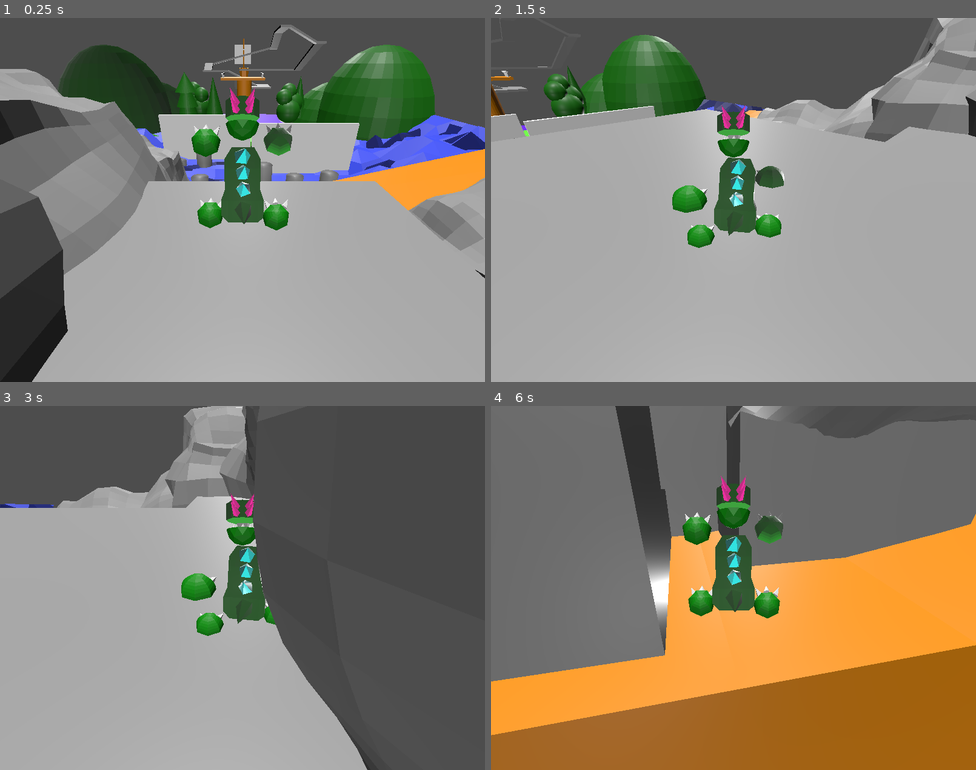
Above: before the commit, frames 1-4 (two rows, left to right).
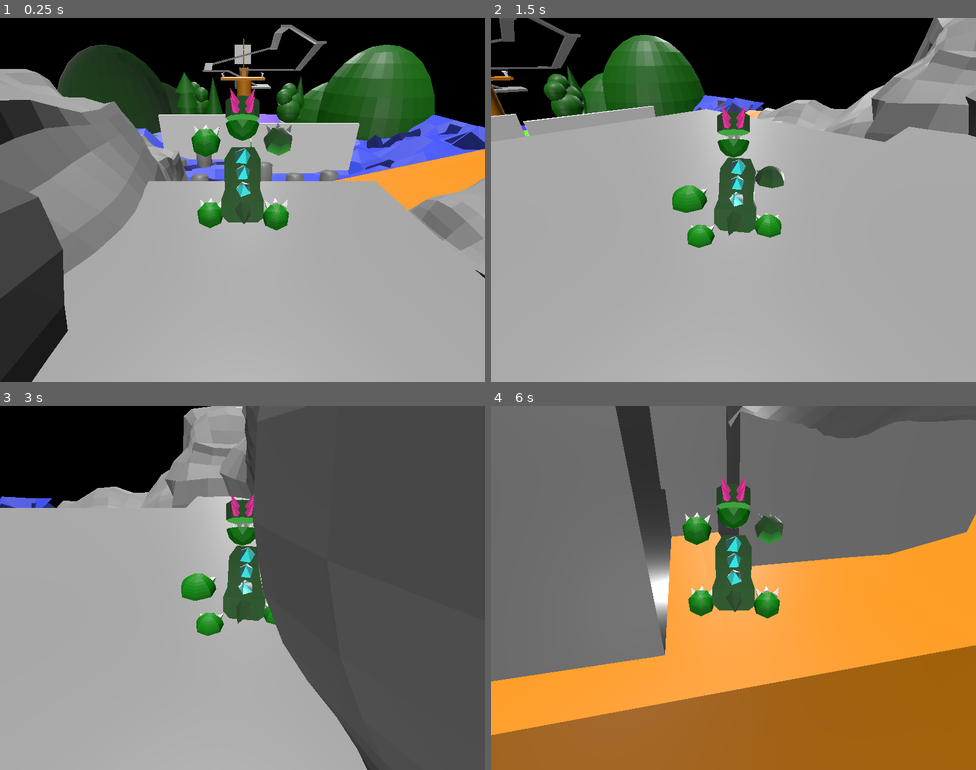
Above: after the commit, the same moments.

Repository: bazylevnik0/dinokid
Game: Godot game, scene res://mom-intro.tscn
The game is run twice, just before and just after one commit, with the same random seed, the same clock (stepped at 60 frames per second) and the same inputs. Video files are missing from this copy of the repository; at most half a second of black plays in their place.
Inputs:
- Up to frame 1 (0.25 s): no input
- Up to frame 2 (1.5 s): hold Right (move_right) 0.53-1.28 s; tap Space (jump) at 0.77 s; hold Down (move_backward) from 1.28 s (still down)
- Up to frame 3 (3 s): tap Space (jump) at 1.52 s; release Down (move_backward) at 2.03 s; hold Right (move_right) 2.03-2.78 s; hold Up (move_forward) from 2.78 s (still down)
- Up to frame 4 (6 s): tap Space (jump) at 3.02, 3.77, 4.52 s; release Up (move_forward) at 3.53 s; hold Left (move_left) 3.53-5.03 s; hold Down (move_backward) 5.03-5.78 s; hold Right (move_right) from 5.78 s (still down)

The runs differ from the first frame. In frame 1, 15% of the frame differs, in the area x 0-100%, y 0-45%; in frame 2, 16%, in the area x 0-92%, y 0-30%; in frame 3, 9.1%; in frame 4, 0.4%.

Commit message:
fixing collision boxes - homeisland

Diff:
--- a/dino.tscn
+++ b/dino.tscn
@@ -8,6 +8,9 @@
 
 [sub_resource type="BoxShape3D" id="BoxShape3D_eftsy"]
 size = Vector3(5, 10, 5)
+
+[sub_resource type="Environment" id="Environment_jly0n"]
+background_mode = 1
 
 [node name="Dino" type="Node3D"]
 
@@ -48,6 +51,7 @@
 
 [node name="Camera3D" type="Camera3D" parent="Player"]
 transform = Transform3D(-3.78552e-08, -0.5, 0.866025, -2.18557e-08, 0.866025, 0.5, -1, 0, -4.37114e-08, 12.495, 11.6736, 0)
+environment = SubResource("Environment_jly0n")
 
 [node name="SoundWalking" type="AudioStreamPlayer3D" parent="Player"]
 stream = ExtResource("4_0hx34")
--- a/homeisland.tscn
+++ b/homeisland.tscn
@@ -36,7 +36,7 @@
 size = Vector3(1.84566, 3.20929, 0.762634)
 
 [sub_resource type="BoxShape3D" id="BoxShape3D_pconj"]
-size = Vector3(6.62627, 5.73376, 0.510864)
+size = Vector3(8.42805, 5.73376, 0.510864)
 
 [sub_resource type="BoxShape3D" id="BoxShape3D_6uo28"]
 size = Vector3(0.52861, 0.640366, 0.568192)
@@ -119,8 +119,8 @@
 size = Vector3(2.12912, 3.43039, 1)
 
 [sub_resource type="CylinderShape3D" id="CylinderShape3D_wowm3"]
-height = 1.47024
-radius = 4.736
+height = 0.335175
+radius = 4.17585
 
 [sub_resource type="BoxShape3D" id="BoxShape3D_xl7e6"]
 size = Vector3(5.87061, 2.96301, 0.373535)
@@ -708,6 +708,18 @@
 "RESET": SubResource("Animation_120qx"),
 "new_animation": SubResource("Animation_tywhq")
 }
+
+[sub_resource type="BoxShape3D" id="BoxShape3D_ncjyp"]
+size = Vector3(2.35075, 3.97479, 6.33154)
+
+[sub_resource type="BoxShape3D" id="BoxShape3D_uruvh"]
+size = Vector3(2.36096, 5.68042, 6.72974)
+
+[sub_resource type="BoxShape3D" id="BoxShape3D_87vlm"]
+size = Vector3(0.857178, 10.3379, 4.8653)
+
+[sub_resource type="BoxShape3D" id="BoxShape3D_sgyjv"]
+size = Vector3(0.978271, 3.82849, 2.43756)
 
 [sub_resource type="CylinderShape3D" id="CylinderShape3D_cbdnm"]
 height = 0.253271
@@ -834,7 +846,7 @@
 shape = SubResource("BoxShape3D_2wh6w")
 
 [node name="Main3" type="CollisionShape3D" parent="StaticBody3D"]
-transform = Transform3D(1, 0, 0, 0, 0.996502, -0.0837514, 0, 0.0837548, 0.9965, 0.0769533, 4.49383, -9.24391)
+transform = Transform3D(1, 0, 0, 0, 0.996502, -0.0837518, 0, 0.0837551, 0.996502, 1.01429, 4.49383, -9.24391)
 shape = SubResource("BoxShape3D_pconj")
 
 [node name="River1" type="CollisionShape3D" parent="StaticBody3D"]
@@ -903,7 +915,7 @@
 shape = SubResource("BoxShape3D_ny0yw")
 
 [node name="Main6" type="CollisionShape3D" parent="StaticBody3D"]
-transform = Transform3D(1, 0, 0, 0, -0.0806686, -0.996741, 0, 0.996741, -0.0806686, 0, 20.5496, -12.9009)
+transform = Transform3D(1, 0, 0, 0, -0.0806686, -0.996741, 0, 0.996741, -0.0806686, 0.234219, 20.5496, -12.9009)
 shape = SubResource("CylinderShape3D_wowm3")
 
 [node name="Main7" type="CollisionShape3D" parent="StaticBody3D"]
@@ -1146,6 +1158,22 @@
 "": SubResource("AnimationLibrary_owu1b")
 }
 autoplay = "new_animation"
+
+[node name="RightWall1" type="CollisionShape3D" parent="StaticBody3D"]
+transform = Transform3D(1, 0, 0, 0, 0.997323, -0.0731862, 0, 0.0731862, 0.997323, 2.74093, 1.2856, -8.49576)
+shape = SubResource("BoxShape3D_ncjyp")
+
+[node name="LeftWall1" type="CollisionShape3D" parent="StaticBody3D"]
+transform = Transform3D(1, 0, 0, 0, 0.997237, -0.0744401, 0, 0.0744401, 0.997237, -2.18018, 2.04513, -8.86122)
+shape = SubResource("BoxShape3D_uruvh")
+
+[node name="RightWall2" type="CollisionShape3D" parent="StaticBody3D"]
+transform = Transform3D(0.993001, -0.117688, -0.00997146, 0.117108, 0.992047, -0.0463851, 0.015351, 0.044893, 0.998887, 4.05213, 5.64488, -10.09)
+shape = SubResource("BoxShape3D_87vlm")
+
+[node name="LeftWall2" type="CollisionShape3D" parent="StaticBody3D"]
+transform = Transform3D(1, 0, 0, 0, 0.998589, -0.05312, 0, 0.05312, 0.998589, -3.37804, 6.0517, -8.15853)
+shape = SubResource("BoxShape3D_sgyjv")
 
 [node name="Light" type="DirectionalLight3D" parent="."]
 transform = Transform3D(1, 0, 0, 0, -0.0844257, 0.99643, 0, -0.99643, -0.0844257, 0, 7.01912, 0)
Not shown: 1 places in dino.tscn that only renumber resources
Binary file changed: homeisland.glb
Not shown: 1 places in homeisland.tscn that only renumber resources
Not shown, changed: homeisland.blend
Not shown, changed: homeisland.blend1
